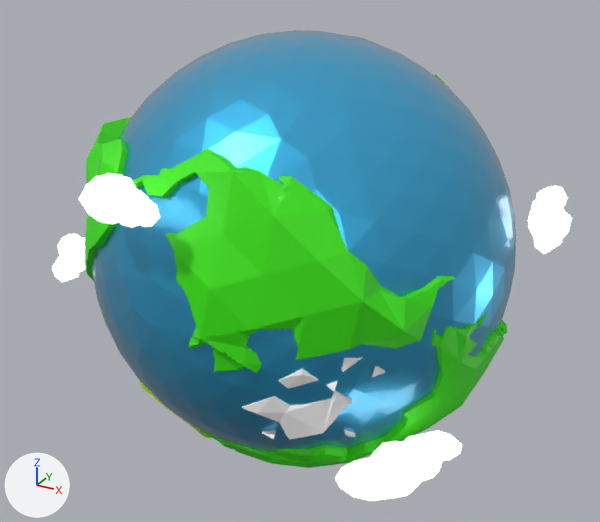
The glTF model scene.glb, before and after one commit.
Camera for both pictures: a camera (50 mm lens) standing at (15.1, -27.8, 13.1) and looking at (-0.1, -0.1, -0.7). The axes (+X, +Y, +Z) are drawn at lower left. The lights are the same throughout.

The first picture shows 'grend', 'russia', 'sky', 'usa', 'usa.001', 'Икосфера'.
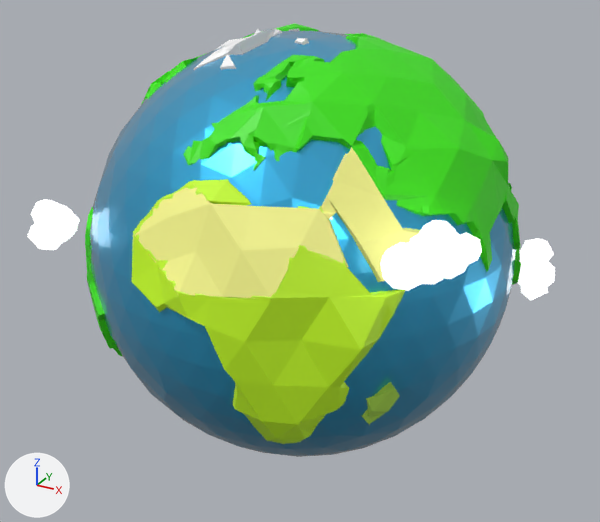
The change in detail:
Object 'sky' (ob_sky) turns from (0, 0, 169) to (0, 0, 4.3) degrees about x, y and z.
Object 'earth' (ob_earth) turns from (117, 42, 63) to (0, 0, 0) degrees about x, y and z.

Pixel boxes [x1, y1, x2, y2] of what changed, in the pictures (600 x 522 px):
'Икосфера', turned
    before: [91, 30, 516, 454]
    after: [90, 30, 516, 457]
'russia', turned
    before: [199, 314, 507, 468]
    after: [183, 33, 521, 271]
'usa.001', turned
    before: [133, 148, 455, 373]
    after: [142, 24, 319, 103]
'africa', turned
    before: [138, 379, 212, 438]
    after: [132, 179, 405, 444]
'sky', turned
    before: [52, 173, 573, 501]
    after: [27, 199, 555, 301]
'africa.001', turned
    before: [150, 394, 206, 438]
    after: [135, 187, 349, 299]
'oae', turned (not visible before)
    after: [321, 147, 421, 282]
'grend', turned
    before: [242, 357, 385, 440]
    after: [194, 28, 309, 70]
'usa', turned
    before: [85, 117, 131, 281]
    after: [85, 207, 122, 356]
'madag', turned (not visible before)
    after: [362, 382, 400, 424]
'indos', turned
    before: [434, 74, 445, 84]
    after: [509, 183, 521, 284]
